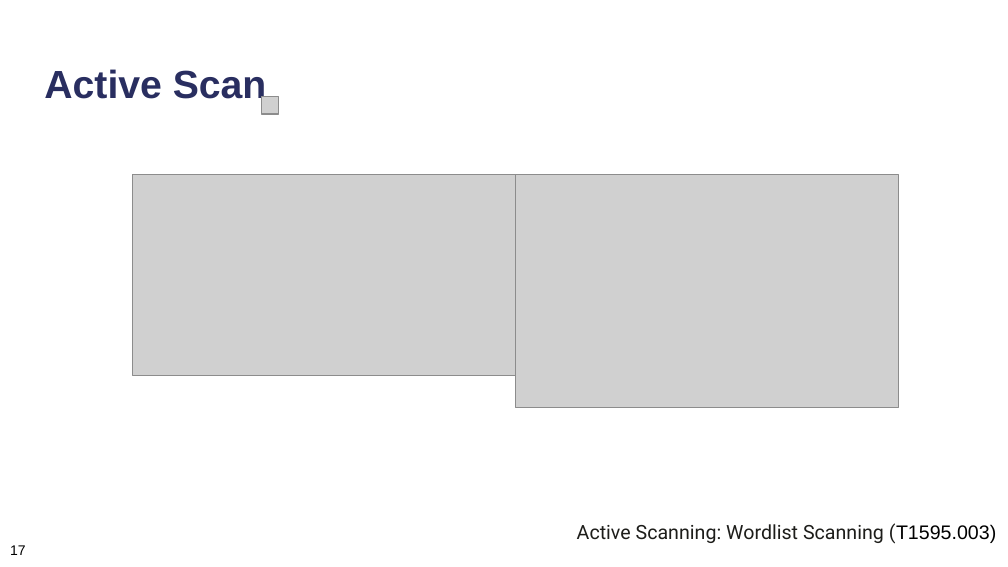
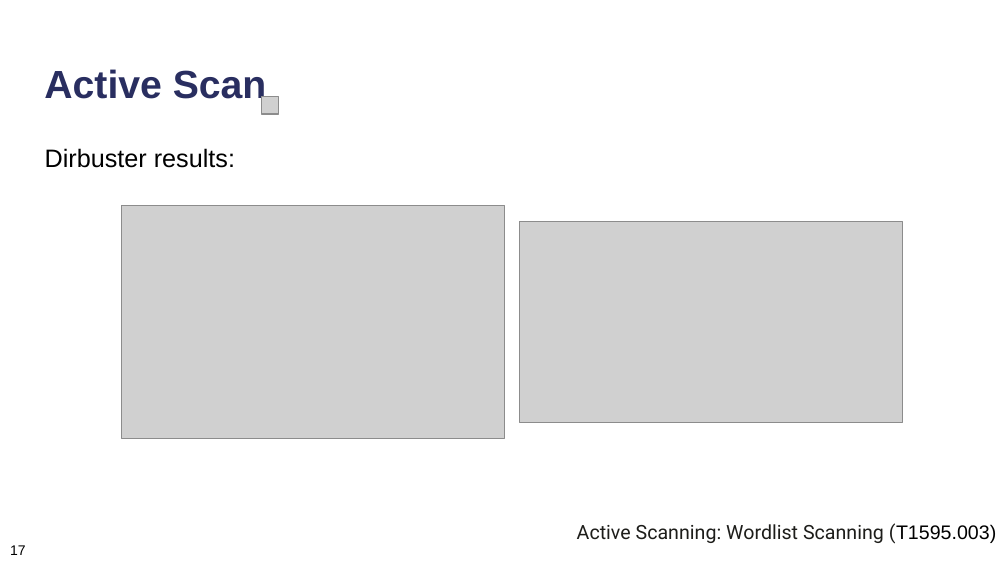
Before and after one commit to neubert-simon/auv-final-report, a slide deck: slide 29 of Final Presentation/ICS_Praesentationsfolien.pptx. Drawn at 1008x567 pixels with LibreOffice and Linux fonts; fonts in the diff are those of the drawing; grey boxes stand for pictures. Boxes give left, top, right and bottom in pixels: in the first picture for what was removed or moved away, otherwise in the second. Text is boxed around its words. In the diff, an @@ line names an element or a change of style, - is before the commit and + after.

```diff
--- a/Final Presentation/ICS_Praesentationsfolien.pptx
+++ b/Final Presentation/ICS_Praesentationsfolien.pptx
@@ text added at (45,148,235,168), 18 pt, text #000000 @@
+Dirbuster results:
@@ picture: place and size @@
-picture at (515,174,898,407)
+picture at (122,206,505,438)
@@ picture: place and size @@
-picture at (132,174,515,375)
+picture at (519,222,902,422)
```
Also in this commit, not shown: 2 other slides changed, 1 slide added, 1 slide removed.
